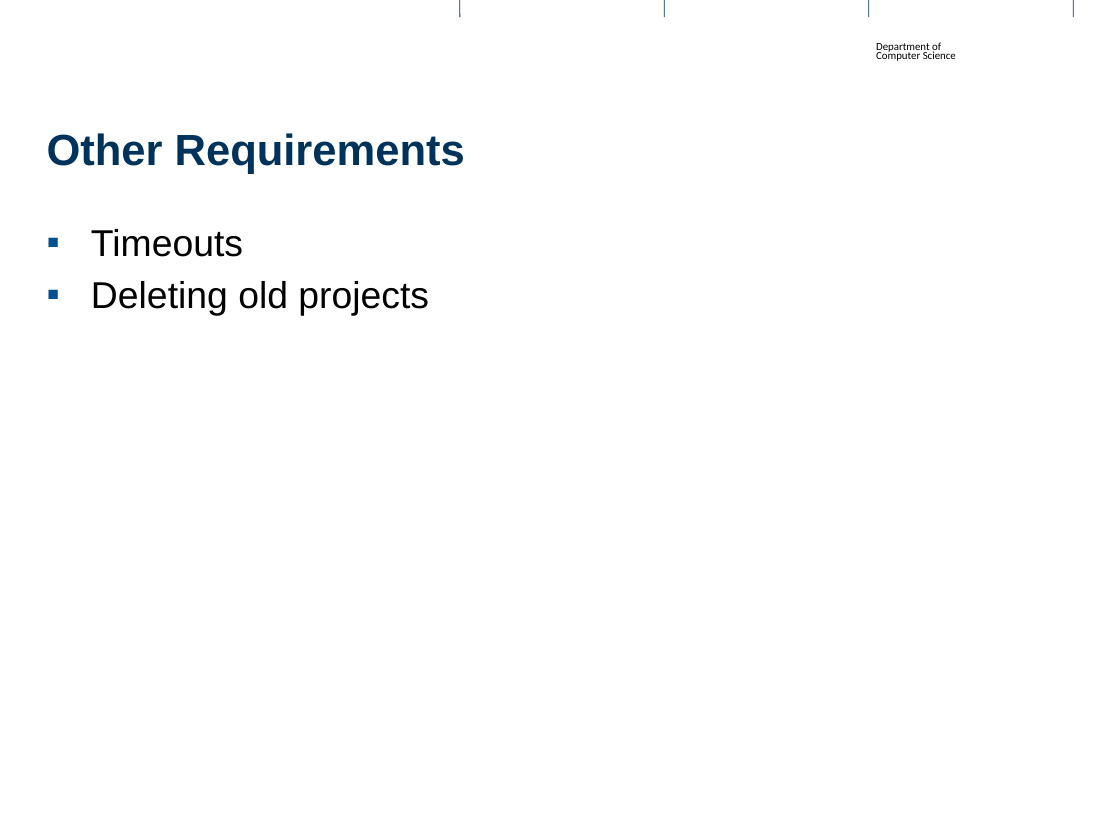
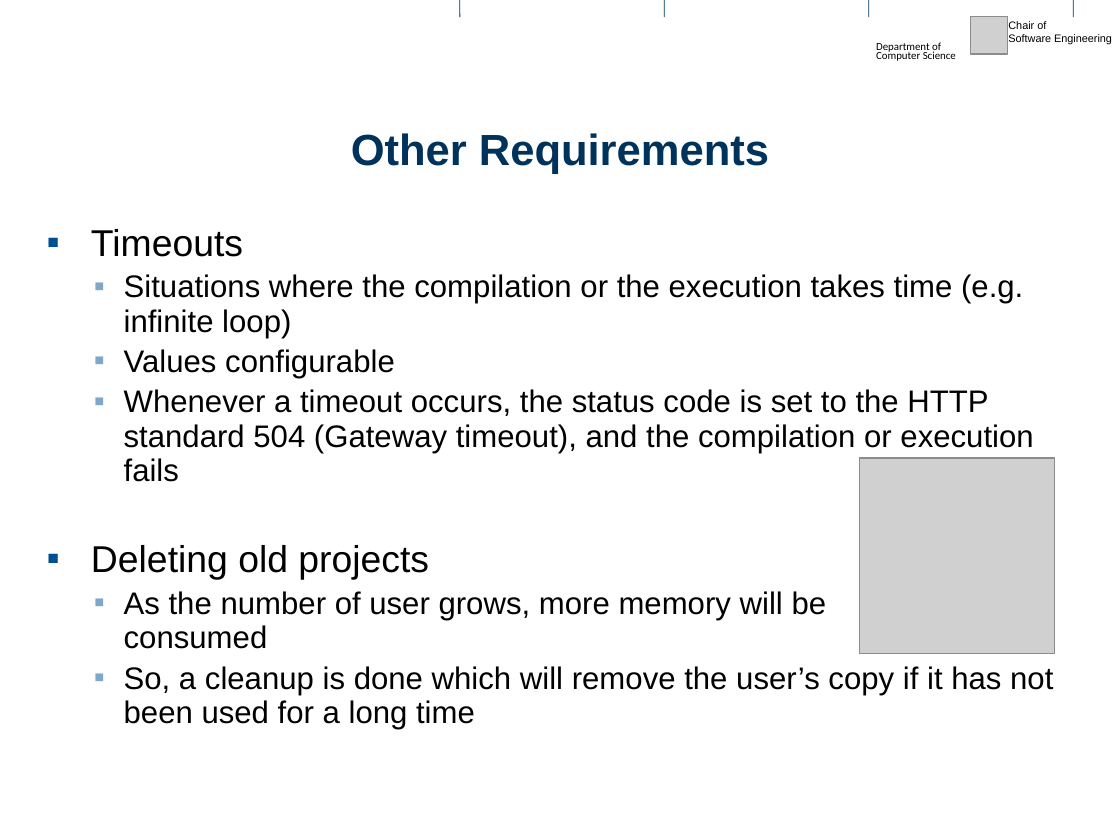
Before and after one commit to kediamanav/Mantra, a slide deck: slide 10 of server_app/my_project.pptx (slide 8 before the commit). Drawn at 1120x840 pixels with LibreOffice and Linux fonts; fonts in the diff are those of the drawing; grey boxes stand for pictures; background and template pictures are left out. Boxes give left, top, right and bottom in pixels: in the first picture for what was removed or moved away, otherwise in the second. Text is boxed around its words. In the diff, an @@ line names an element or a change of style, - is before the commit and + after.

```diff
--- a/server_app/my_project.pptx
+++ b/server_app/my_project.pptx
@@ picture added at (971, 17, 1008, 55) @@
@@ text added at (1008, 21, 1112, 44), 7 pt, text #000000 @@
+Chair of
+Software Engineering
@@ title "Other Requirements" at (351, 133, 769, 174): alignment left to centre @@
@@ text at (124, 274, 1033, 482): paragraphs added @@
+  ▪ Situations where the compilation or the execution takes time (e.g. infinite loop)
+  ▪ Values configurable
+  ▪ Whenever a timeout occurs, the status code is set to the HTTP standard 504 (Gateway timeout), and the compilation or execution fails
@@ picture added at (859, 458, 1054, 653) @@
@@ text at (124, 591, 1053, 729): paragraphs added @@
+  ▪ As the number of user grows, more memory will be consumed
+  ▪ So, a cleanup is done which will remove the user’s copy if it has not been used for a long time
```
Also in this commit, not shown: 13 other slides changed, 2 slides added, 4 slides removed, 4 other files.
